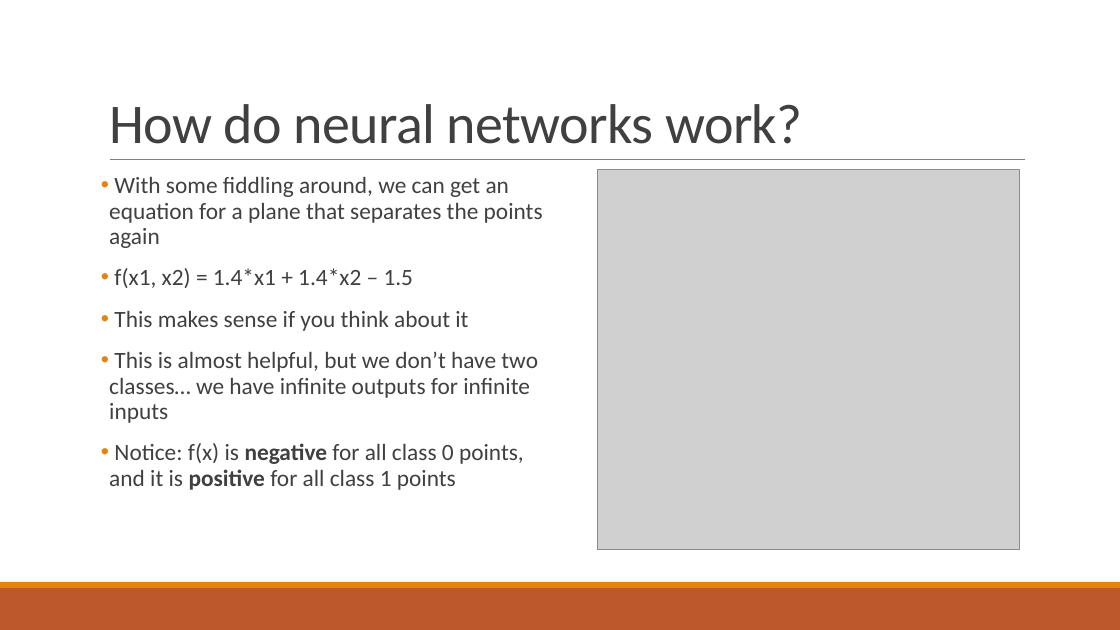
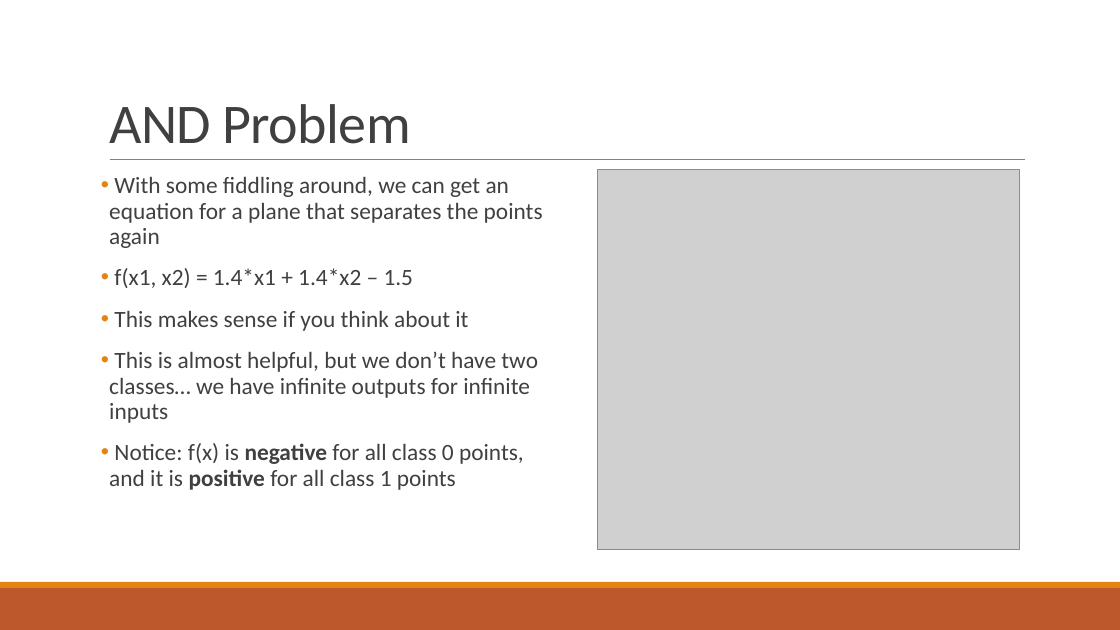
Before and after one commit to santacml/Keras_Talk_IEEE, a slide deck: slide 9 of Talk Files/Yet Another Neural Network Intro (YANNI).pptx. Drawn at 1120x630 pixels with LibreOffice and Linux fonts; fonts in the diff are those of the drawing; grey boxes stand for pictures. Boxes give left, top, right and bottom in pixels: in the first picture for what was removed or moved away, otherwise in the second. Text is boxed around its words. In the diff, an @@ line names an element or a change of style, - is before the commit and + after.

```diff
--- a/Talk Files/Yet Another Neural Network Intro (YANNI).pptx
+++ b/Talk Files/Yet Another Neural Network Intro (YANNI).pptx
@@ title at (109,104,411,144): text changed @@
-How do neural networks work?
+AND Problem
```
Also in this commit, not shown: 14 other slides changed, 4 slides added.
